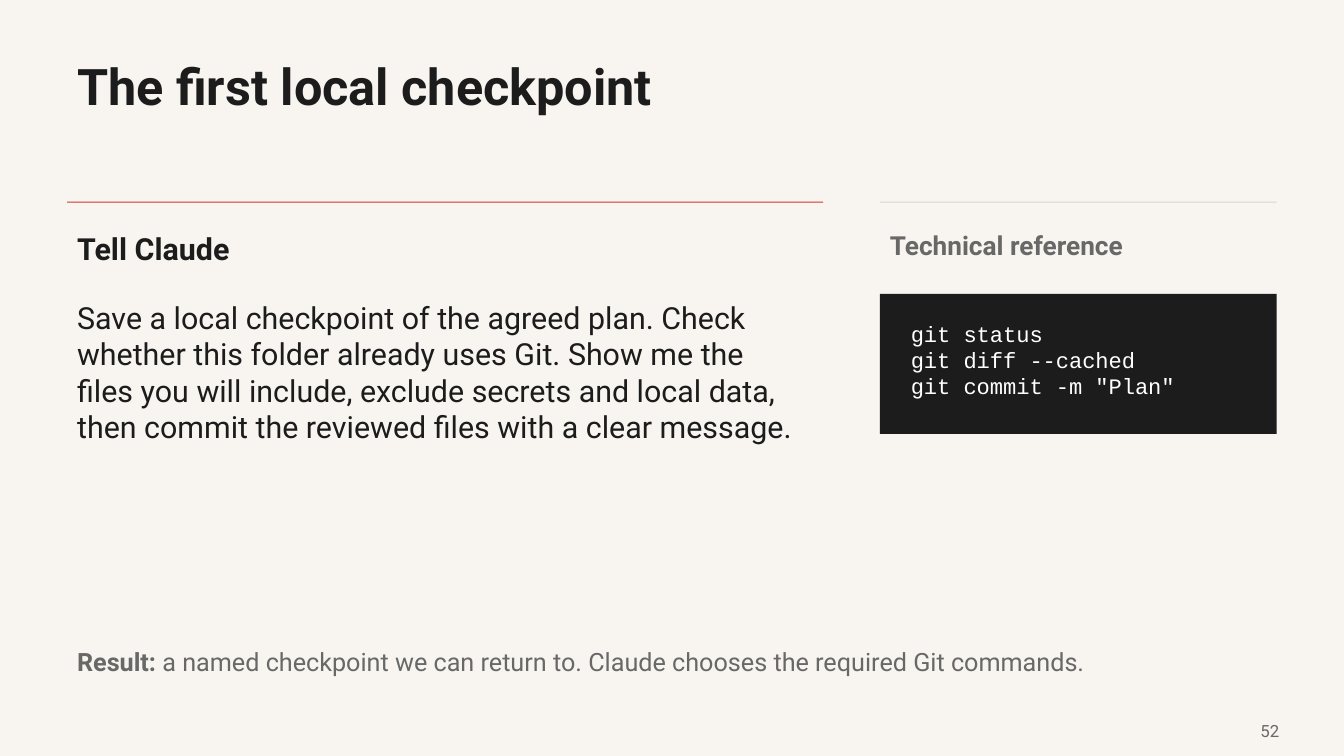
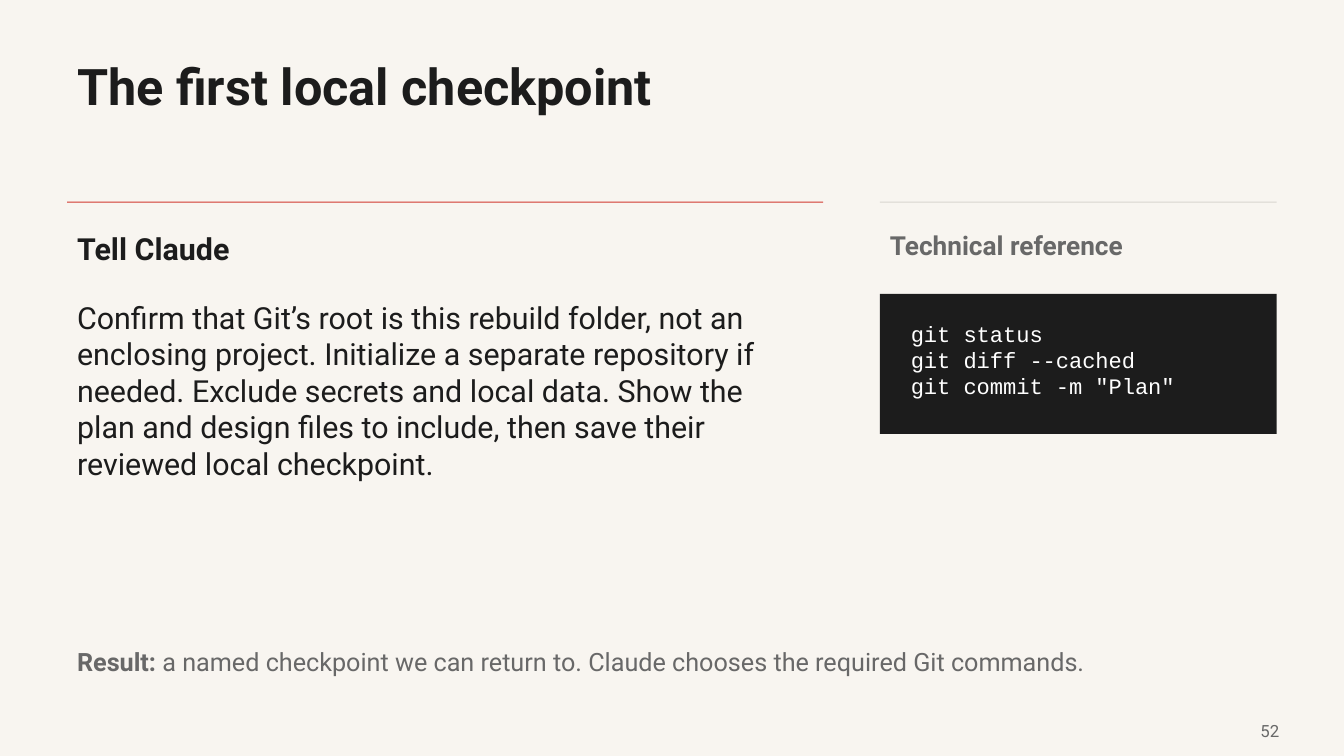
Before and after one commit to promptadvisers/claude-code-next-steps, a slide deck: slide 52 of slides/ClientDesk_Course_End_to_End.pptx. Drawn at 1344x756 pixels with LibreOffice and Linux fonts; fonts in the diff are those of the drawing. Boxes give left, top, right and bottom in pixels: in the first picture for what was removed or moved away, otherwise in the second. Text is boxed around its words. In the diff, an @@ line names an element or a change of style, - is before the commit and + after.

Commit message:
Revise course prompts and live checkpoints from independent Claude Desktop rehearsal

```diff
--- a/slides/ClientDesk_Course_End_to_End.pptx
+++ b/slides/ClientDesk_Course_End_to_End.pptx
@@ text at box(77, 306, 754, 481): text changed @@
-Save a local checkpoint of the agreed plan. Check whether this folder already uses Git. Show me the files you will include, exclude secrets and local data, then commit the reviewed files with a clear message.
+Confirm that Git’s root is this rebuild folder, not an enclosing project. Initialize a separate repository if needed. Exclude secrets and local data. Show the plan and design files to include, then save their reviewed local checkpoint.
```
Also in this commit, not shown: 11 other slides changed, 16 other files.
